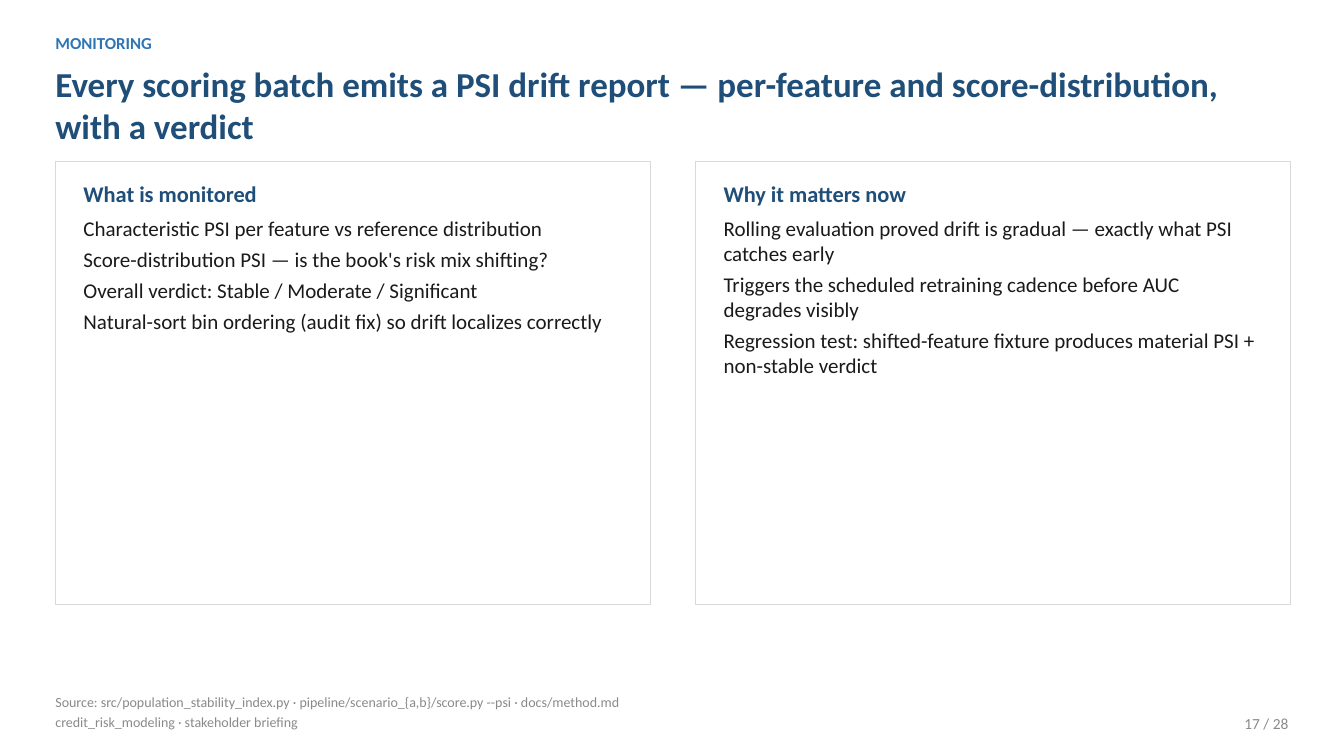
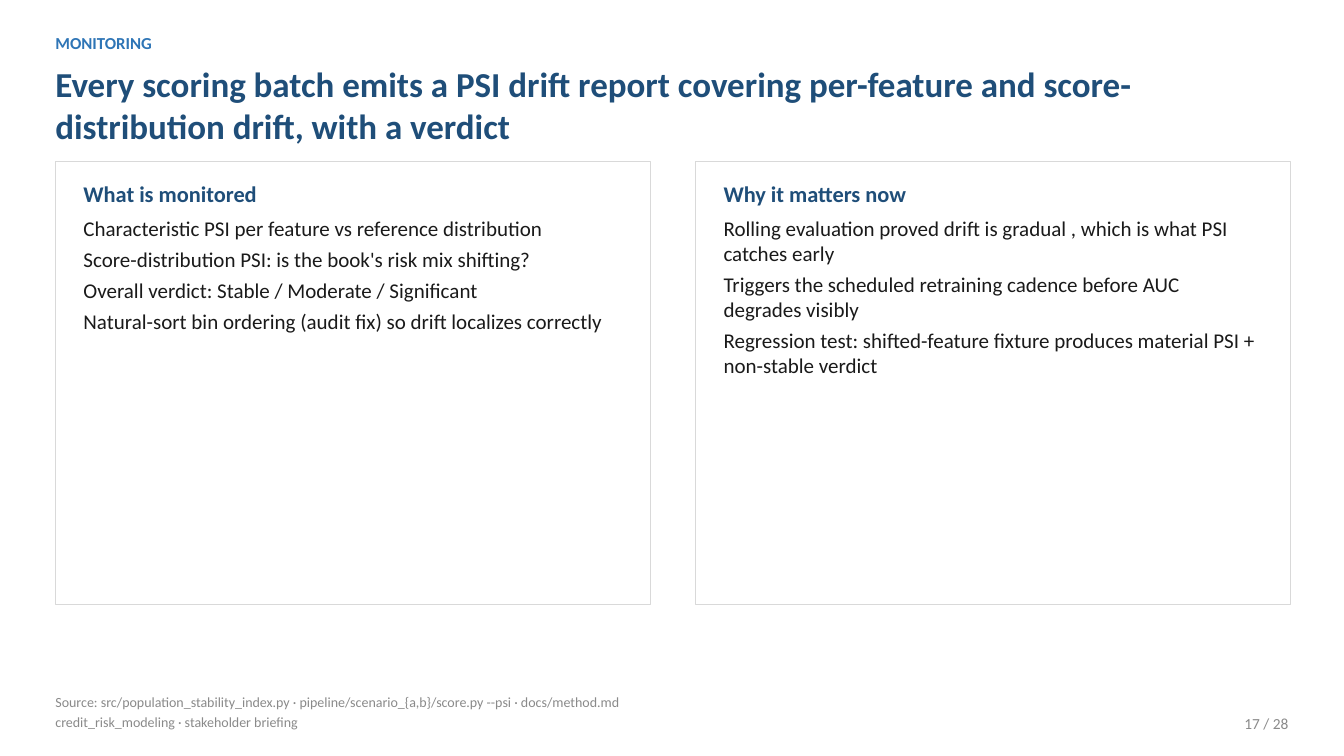
Before and after one commit to tommyalba/credit_risk_idx-partners, a slide deck: slide 17 of presentations/stakeholder_deck.pptx. Drawn at 1344x756 pixels with LibreOffice and Linux fonts; fonts in the diff are those of the drawing. Boxes give left, top, right and bottom in pixels: in the first picture for what was removed or moved away, otherwise in the second. Text is boxed around its words. In the diff, an @@ line names an element or a change of style, - is before the commit and + after.

```diff
--- a/presentations/stakeholder_deck.pptx
+++ b/presentations/stakeholder_deck.pptx
@@ text at <box>55,72,1132,144</box>: text changed @@
-Every scoring batch emits a PSI drift report — per-feature and score-distribution, with a verdict
+Every scoring batch emits a PSI drift report covering per-feature and score-distribution drift, with a verdict
@@ text at <box>724,221,1228,265</box>: text changed @@
-Rolling evaluation proved drift is gradual — exactly what PSI catches early
+Rolling evaluation proved drift is gradual , which is what PSI catches early
@@ text at <box>83,252,530,271</box>: text changed @@
-Score-distribution PSI — is the book's risk mix shifting?
+Score-distribution PSI: is the book's risk mix shifting?
```
Also in this commit, not shown: 23 other slides changed, 2 other files.
